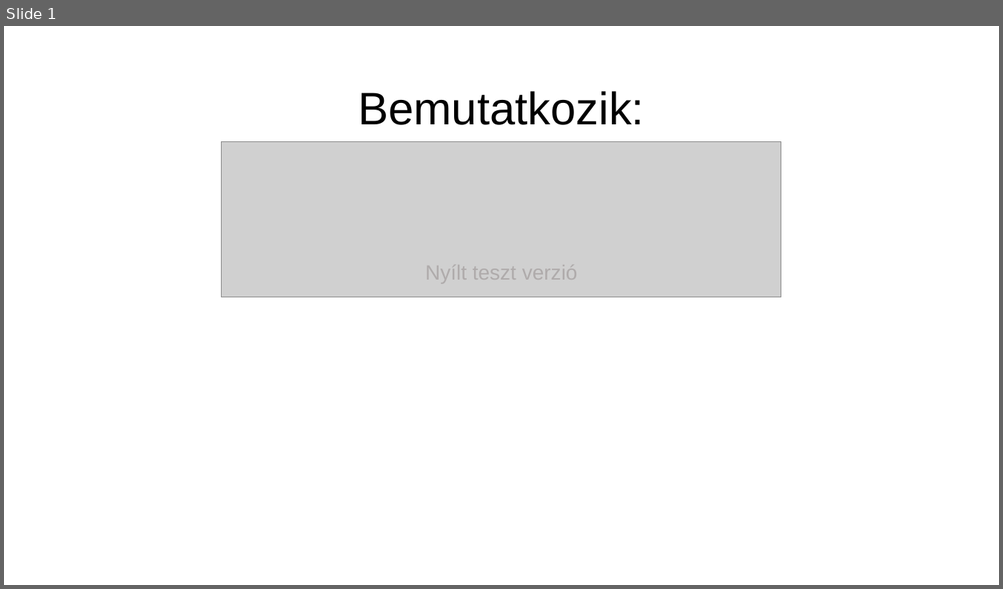
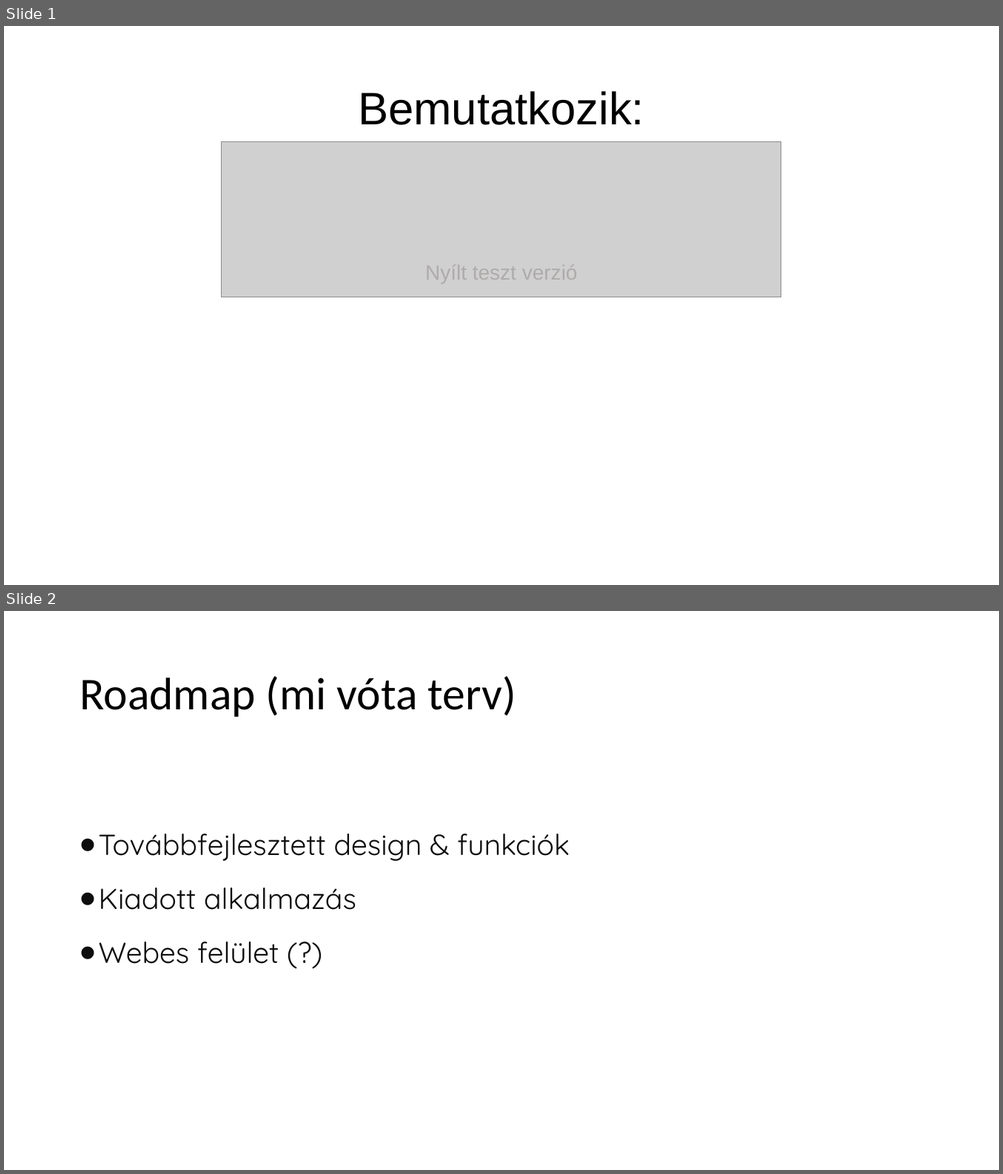
Before and after one commit to net0218game/ClassMate-HYPE, a slide deck: Images/banner/banner.pptx. Shown one above the other, each under a label of ours: slide 1 before the commit, slides 1 and 2 after it. The pictures are 1003x589 and 1003x1174 pixels, drawn with LibreOffice and Linux fonts; fonts in the diff are those of the drawing; grey boxes stand for pictures. Boxes give left, top, right and bottom in pixels: in the first picture for what was removed or moved away, otherwise in the second. Text is boxed around its words. In the diff, an @@ line names an element or a change of style, - is before the commit and + after.

```diff
--- a/Images/banner/banner.pptx
+++ b/Images/banner/banner.pptx
@@ slide 2 added at (4,611,999,1170), background #FFFFFF @@
@@ title added at (79,676,516,717), 44 pt, text #000000 @@
+Roadmap (mi vóta terv)
@@ text added at (99,834,569,964), 28 pt, text #0D0D0D @@
+• Továbbfejlesztett design & funkciók
+• Kiadott alkalmazás
+• Webes felület (?)
```
Also in this commit, not shown: 7 other slides added, 2 other files.
